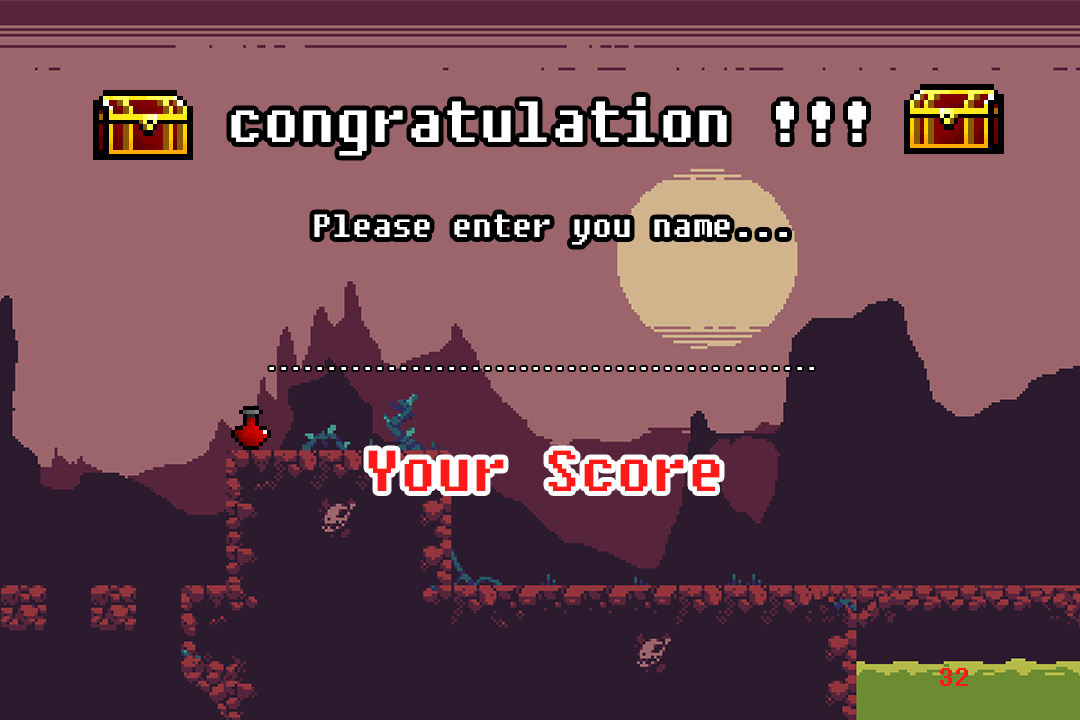
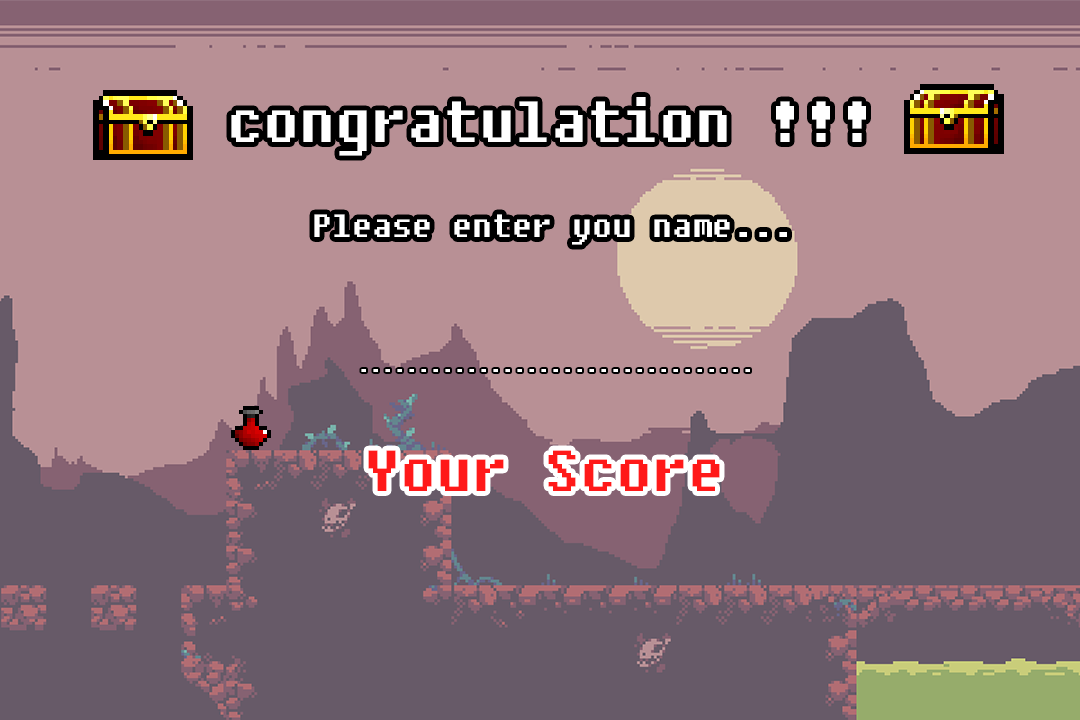
Revision of a layered 1080 × 720 image; what changed, layer by layer:
renamed ".............................................." to ".................................", painted on it over (x1=269, y1=367, x2=814, y2=372)
removed layer "32" over (x1=940, y1=668, x2=968, y2=686)
"Layer 1": opacity 100% → 72%, painted on it over (x1=0, y1=0, x2=1080, y2=720)
removed layer "tdQcYw" over (x1=0, y1=0, x2=1080, y2=720)
